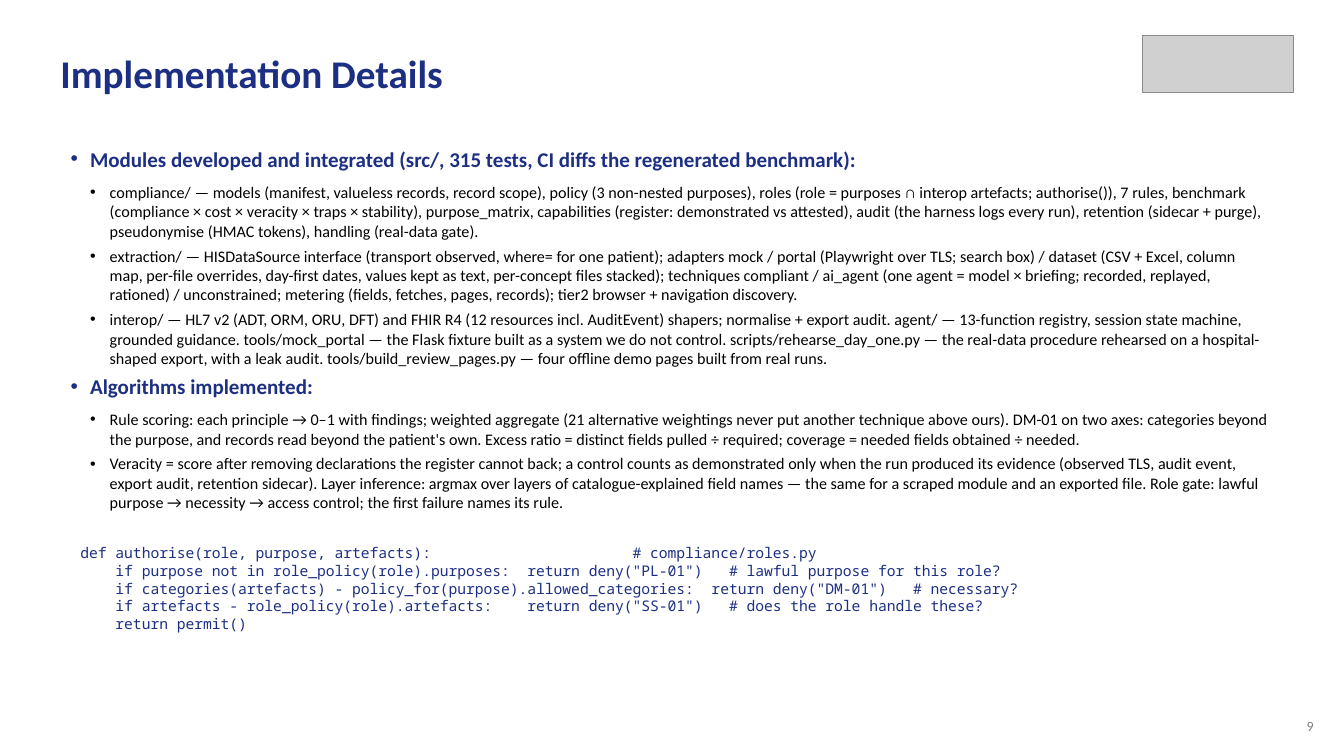
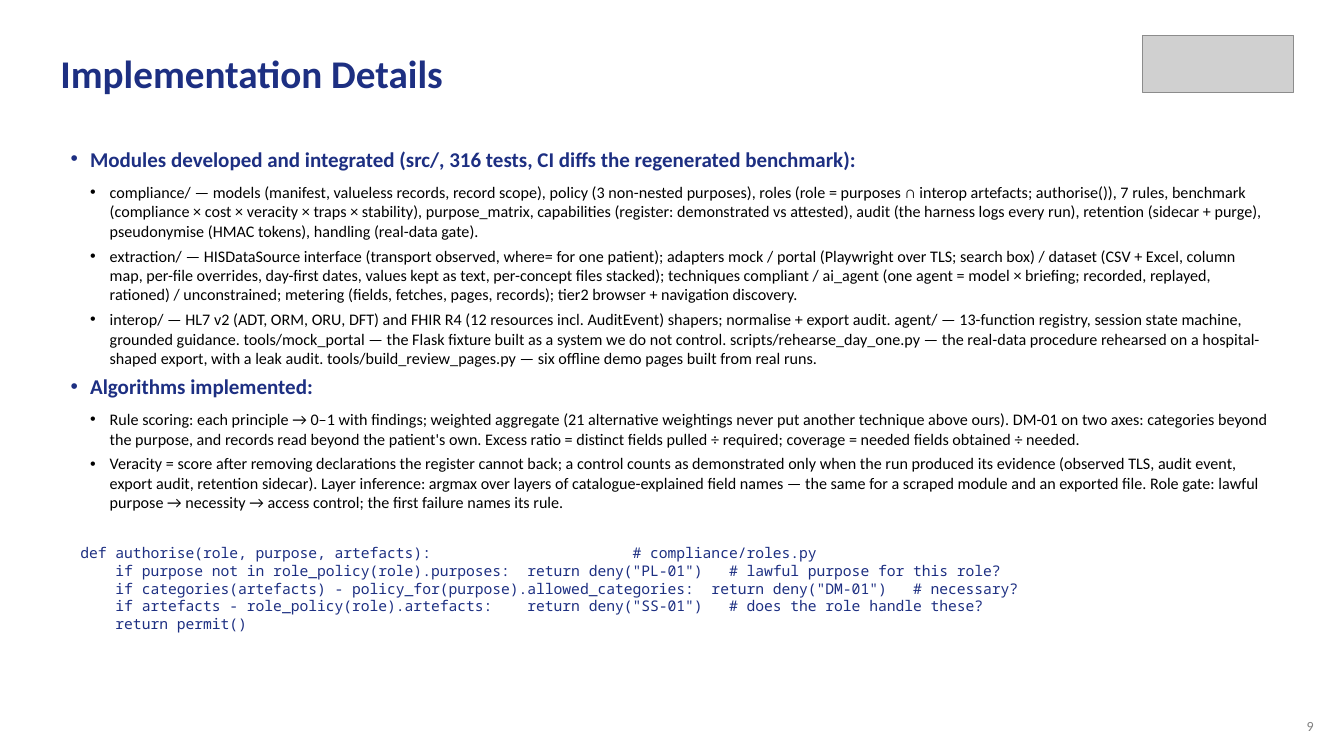
Before and after one commit to KAnanyaK/his-scraping-dpdp-project, a slide deck: slide 8 of Review-II.pptx. Drawn at 1344x756 pixels with LibreOffice and Linux fonts; fonts in the diff are those of the drawing; grey boxes stand for pictures. Boxes give left, top, right and bottom in pixels: in the first picture for what was removed or moved away, otherwise in the second. Text is boxed around its words. In the diff, an @@ line names an element or a change of style, - is before the commit and + after.

```diff
--- a/Review-II.pptx
+++ b/Review-II.pptx
@@ text at <box>90,151,855,171</box>: text changed @@
-• Modules developed and integrated (src/, 315 tests, CI diffs the regenerated benchmark):
+• Modules developed and integrated (src/, 316 tests, CI diffs the regenerated benchmark):
@@ text at <box>110,313,1259,367</box>: text changed @@
-  • interop/ — HL7 v2 (ADT, ORM, ORU, DFT) and FHIR R4 (12 resources incl. AuditEvent) shapers; normalise + export audit. agent/ — 13-function registry, session state machine, grounded guidance. tools/mock_portal — the Flask fixture built as a system we do not control. scripts/rehearse_day_one.py — the real-data procedure rehearsed on a hospital-shaped export, with a leak audit. tools/build_review_pages.py — four offline demo pages built from real runs.
+  • interop/ — HL7 v2 (ADT, ORM, ORU, DFT) and FHIR R4 (12 resources incl. AuditEvent) shapers; normalise + export audit. agent/ — 13-function registry, session state machine, grounded guidance. tools/mock_portal — the Flask fixture built as a system we do not control. scripts/rehearse_day_one.py — the real-data procedure rehearsed on a hospital-shaped export, with a leak audit. tools/build_review_pages.py — six offline demo pages built from real runs.
```
Also in this commit, not shown: 5 other slides changed, 1 slide added, 4 other files.
